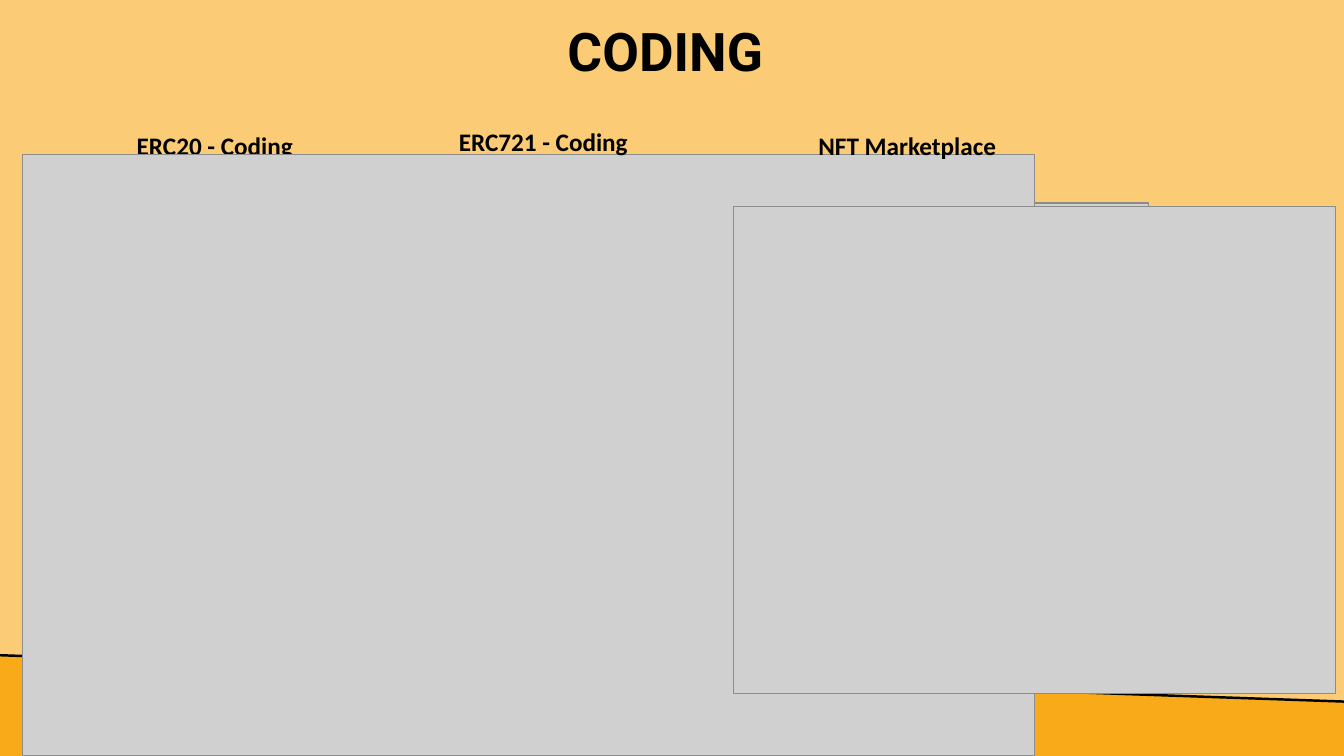
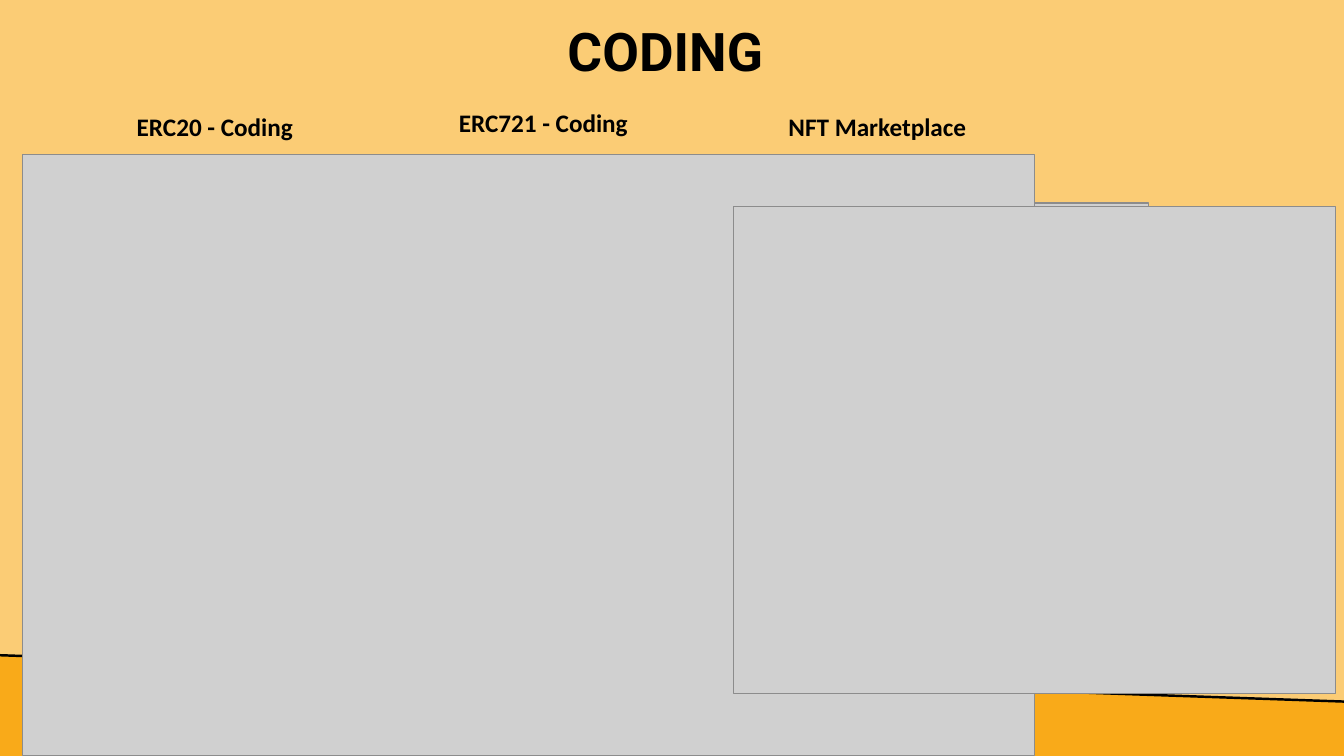
Before and after one commit to parvinderrakhra/Final_Project, a slide deck: slide 8 of BornToSurvive - BTS.pptx. Drawn at 1344x756 pixels with LibreOffice and Linux fonts; fonts in the diff are those of the drawing; grey boxes stand for pictures. Boxes give left, top, right and bottom in pixels: in the first picture for what was removed or moved away, otherwise in the second. Text is boxed around its words. In the diff, an @@ line names an element or a change of style, - is before the commit and + after.

```diff
--- a/BornToSurvive - BTS.pptx
+++ b/BornToSurvive - BTS.pptx
@@ text "ERC20 - Coding" rewrapped from [137, 134, 293, 161] to [137, 118, 293, 141] @@
@@ text "ERC721 - Coding": place and size @@
-text "ERC721 - Coding" at [459, 133, 628, 157]
+text "ERC721 - Coding" at [459, 114, 628, 137]
@@ text "NFT Marketplace" rewrapped from [818, 134, 996, 161] to [788, 118, 966, 140] @@
```
Also in this commit, not shown: 2 other slides changed, 2 other files.
